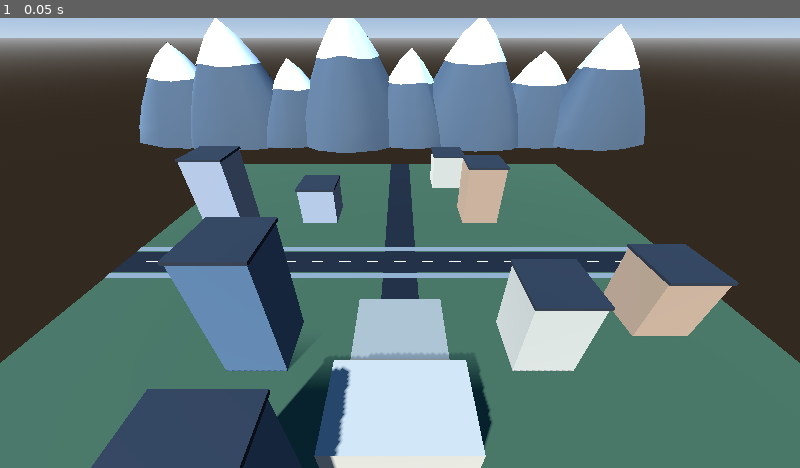
Above: before the commit, frame 1.
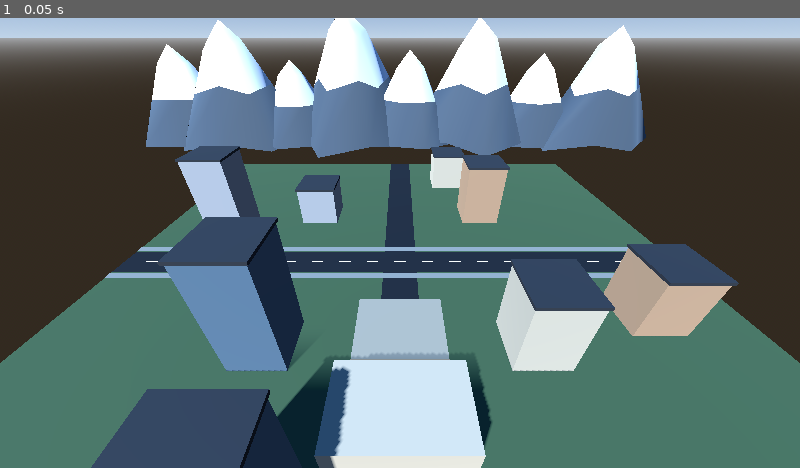
Above: after the commit, the same moment.

Repository: azataycan/AZA-RP
Game: Godot game, scene res://scenes/AZA_CITY.tscn
Same seed, same stepped clock (60 frames per second), same inputs: the game is played once before the commit and once after it.
Inputs:
- Up to frame 1 (0.05 s): no input

The runs differ from the first frame. In frame 1, 4.1% of the frame differs, in the area x 17-81%, y 0-32%.

Commit message:
Refactor mountain generation logic and materials

Diff:
--- a/scripts/AZA_CITY.gd
+++ b/scripts/AZA_CITY.gd
@@ -119,13 +119,9 @@
         )
 
 
-
-const MOUNTAIN_HEIGHTS = [0.0, 0.18, 0.40, 0.66, 0.86]
-const MOUNTAIN_SCALES = [1.0, 0.90, 0.73, 0.48, 0.24]
-
 func create_mountains():
-    var rock = material(Color(0.32, 0.37, 0.40))
-    var snow = material(Color(0.85, 0.88, 0.91))
+    var rock = material(Color(0.30, 0.35, 0.39))
+    var snow = material(Color(0.87, 0.90, 0.93))
 
     rock.cull_mode = BaseMaterial3D.CULL_DISABLED
     snow.cull_mode = BaseMaterial3D.CULL_DISABLED
@@ -146,7 +142,7 @@
 
         var mountain = MeshInstance3D.new()
         mountain.name = "Mountain_" + str(i)
-        mountain.mesh = build_mountain_mesh(
+        mountain.mesh = build_mountain_mesh_v3(
             p.y, p.z, p.w, i, false
         )
         mountain.material_override = rock
@@ -154,16 +150,16 @@
         add_child(mountain)
 
         var snowcap = MeshInstance3D.new()
-        snowcap.name = "SnowCap_" + str(i)
-        snowcap.mesh = build_mountain_mesh(
+        snowcap.name = "Snow_" + str(i)
+        snowcap.mesh = build_mountain_mesh_v3(
             p.y, p.z, p.w, i, true
         )
         snowcap.material_override = snow
-        snowcap.position = Vector3(p.x, 0.6, -190)
+        snowcap.position = Vector3(p.x, 0, -190)
         add_child(snowcap)
 
 
-func build_mountain_mesh(
+func build_mountain_mesh_v3(
     height: float,
     radius_x: float,
     radius_z: float,
@@ -174,80 +170,77 @@
     var st = SurfaceTool.new()
     st.begin(Mesh.PRIMITIVE_TRIANGLES)
 
-    var segments = 12
-
-    for ring in range(5):
-        if snow_only and ring < 3:
-            continue
-
-        for segment in range(segments):
-            var next_segment = (segment + 1) % segments
-
-            var a = mountain_point(
-                height, radius_x, radius_z,
-                seed, ring, segment, snow_only
+    var start_ring = 1 if snow_only else 0
+    var segments = 8
+
+    for segment in range(segments):
+        var nxt = (segment + 1) % segments
+
+        var a = mountain_vertex_v3(
+            height, radius_x, radius_z,
+            seed, start_ring, segment
+        )
+        var b = mountain_vertex_v3(
+            height, radius_x, radius_z,
+            seed, start_ring, nxt
+        )
+        var c = mountain_vertex_v3(
+            height, radius_x, radius_z,
+            seed, start_ring + 1, segment
+        )
+        var d = mountain_vertex_v3(
+            height, radius_x, radius_z,
+            seed, start_ring + 1, nxt
+        )
+
+        st.add_vertex(a)
+        st.add_vertex(c)
+        st.add_vertex(b)
+
+        st.add_vertex(b)
+        st.add_vertex(c)
+        st.add_vertex(d)
+
+        if snow_only:
+            var apex = Vector3(
+                sin(float(seed)) * radius_x * 0.05,
+                height,
+                cos(float(seed)) * radius_z * 0.05
             )
 
-            var b = mountain_point(
-                height, radius_x, radius_z,
-                seed, ring, next_segment, snow_only
-            )
-
-            if ring == 4:
-                var peak = Vector3(0, height, 0)
-                if snow_only:
-                    peak.y += 0.6
-
-                st.add_vertex(a)
-                st.add_vertex(peak)
-                st.add_vertex(b)
-            else:
-                var c = mountain_point(
-                    height, radius_x, radius_z,
-                    seed, ring + 1, segment, snow_only
-                )
-
-                var d = mountain_point(
-                    height, radius_x, radius_z,
-                    seed, ring + 1, next_segment, snow_only
-                )
-
-                st.add_vertex(a)
-                st.add_vertex(c)
-                st.add_vertex(b)
-
-                st.add_vertex(b)
-                st.add_vertex(c)
-                st.add_vertex(d)
+            st.add_vertex(c)
+            st.add_vertex(apex)
+            st.add_vertex(d)
 
     st.generate_normals()
     return st.commit()
 
 
-func mountain_point(
+func mountain_vertex_v3(
     height: float,
     radius_x: float,
     radius_z: float,
     seed: int,
     ring: int,
-    segment: int,
-    snow_only: bool
+    segment: int
 ) -> Vector3:
 
-    var angle = TAU * float(segment) / 12.0
+    var angle = TAU * float(segment) / 8.0
+    angle += float(seed) * 0.13
+
+    var scales = [1.0, 0.58, 0.28]
+    var levels = [0.0, 0.48, 0.82]
 
     var variation = 1.0 \
-        + 0.13 * sin(angle * 3.0 + float(seed)) \
-        + 0.07 * cos(angle * 5.0 + float(seed) * 1.7)
-
-    var radius = MOUNTAIN_SCALES[ring] * variation
-
-    var y = MOUNTAIN_HEIGHTS[ring] * height \
-        + 0.10 * height * (variation - 1.0)
-
-    if snow_only:
-        radius *= 1.02
-        y += 0.35
+        + 0.16 * sin(angle * 3.0 + float(seed)) \
+        + 0.08 * cos(angle * 5.0 + float(seed))
+
+    var radius = scales[ring] * variation
+    var y = height * levels[ring]
+
+    y += height * 0.035 * sin(
+        angle * 4.0 + float(seed)
+    )
 
     return Vector3(
         cos(angle) * radius_x * radius,
